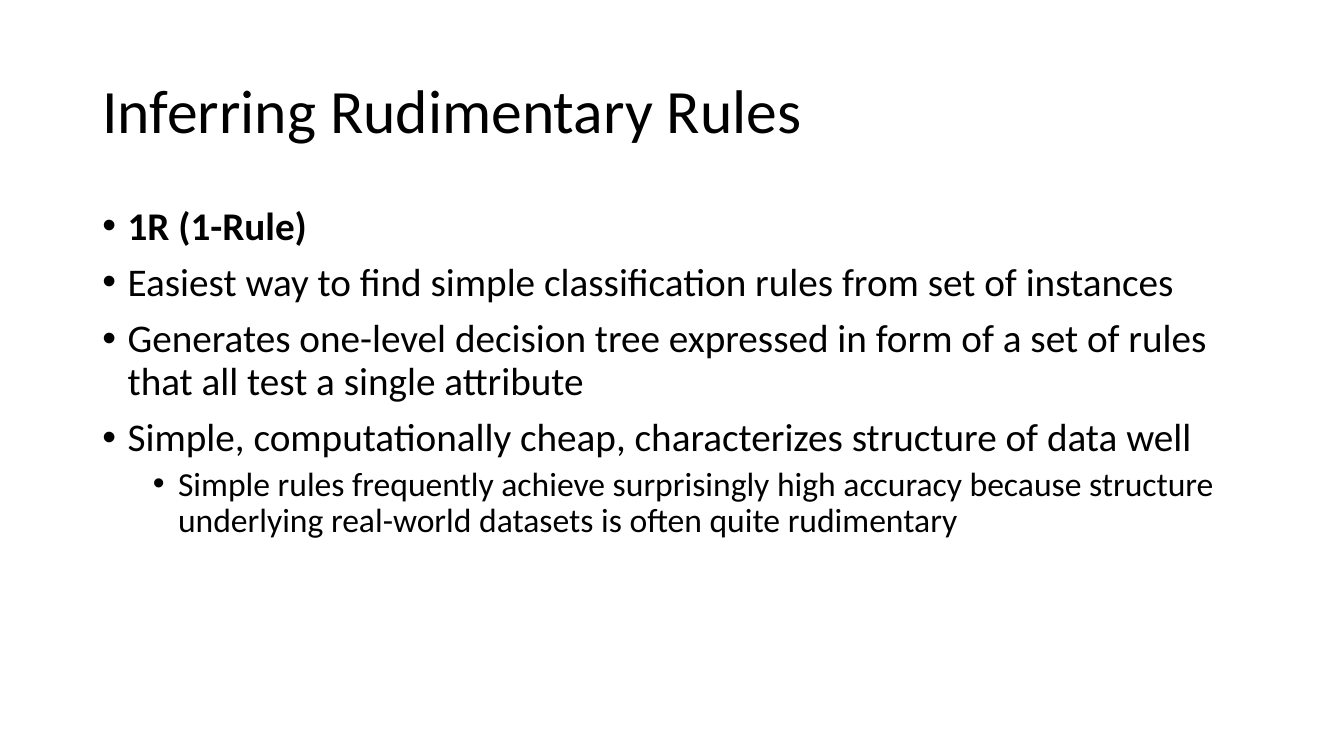
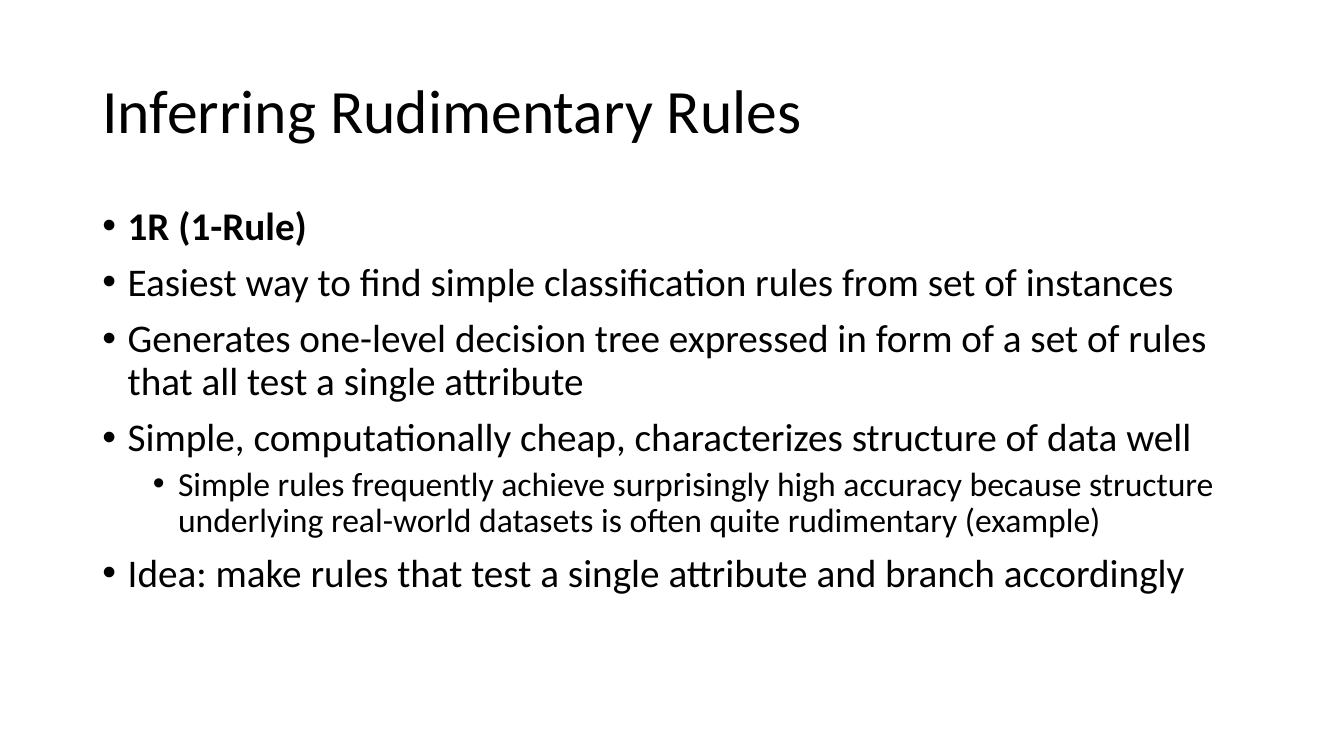
Before and after one commit to russellu/cs405, a slide deck: slide 5 of Lecture_04.pptx. Drawn at 1344x756 pixels with LibreOffice and Linux fonts; fonts in the diff are those of the drawing. Boxes give left, top, right and bottom in pixels: in the first picture for what was removed or moved away, otherwise in the second. Text is boxed around its words. In the diff, an @@ line names an element or a change of style, - is before the commit and + after.

```diff
--- a/Lecture_04.pptx
+++ b/Lecture_04.pptx
@@ text at (x1=128, y1=472, x2=1213, y2=594): text changed @@
-  • Simple rules frequently achieve surprisingly high accuracy because structure underlying real-world datasets is often quite rudimentary
+  • Simple rules frequently achieve surprisingly high accuracy because structure underlying real-world datasets is often quite rudimentary (example)
+• Idea: make rules that test a single attribute and branch accordingly
```
Also in this commit, not shown: 12 other slides changed, 3 slides added, 1 slide removed.
